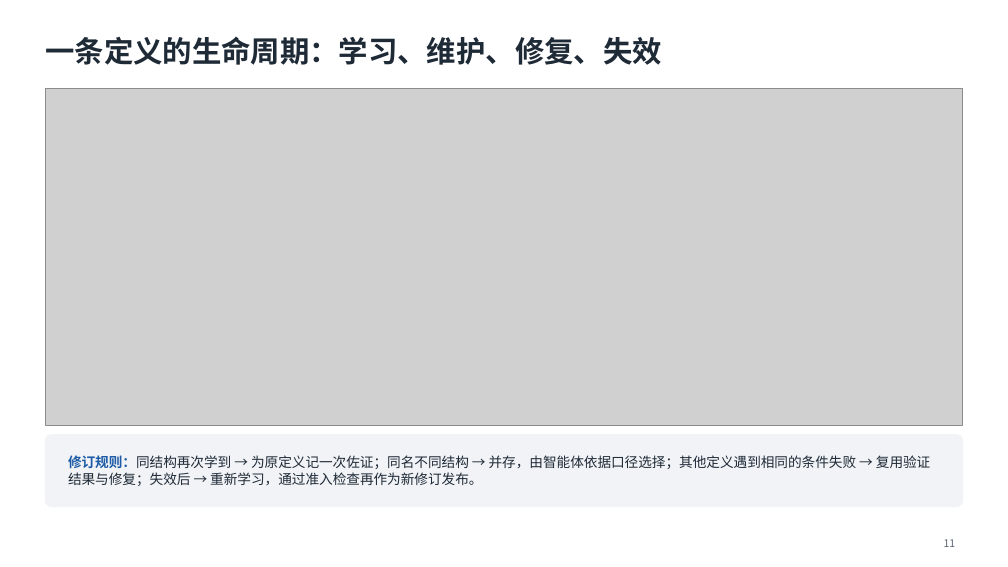
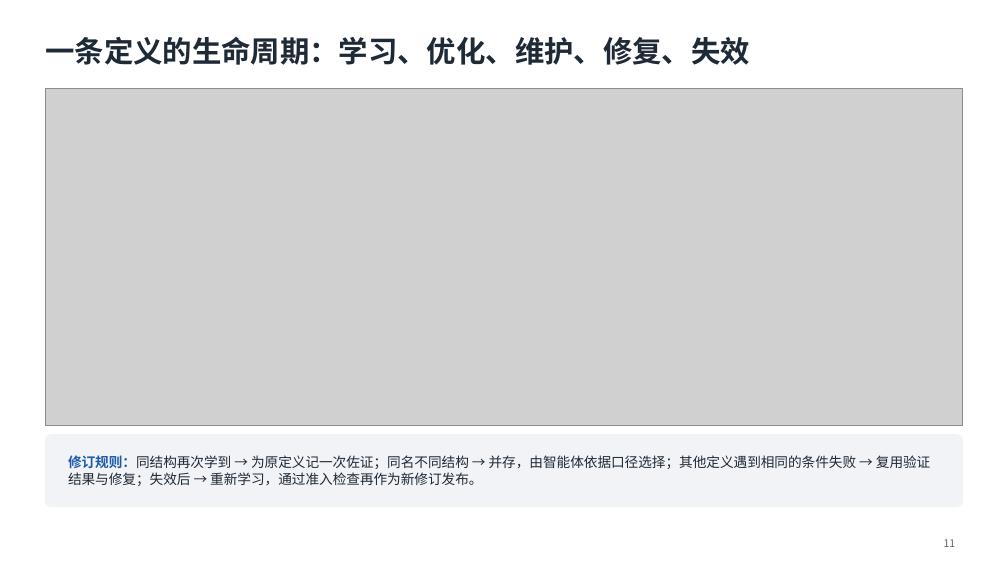
Before and after one commit to mmmttt000045/agent4db-adapter, a slide deck: slide 11 of docs/mavra-system.pptx. Drawn at 1008x567 pixels with LibreOffice and Linux fonts; fonts in the diff are those of the drawing; grey boxes stand for pictures. Boxes give left, top, right and bottom in pixels: in the first picture for what was removed or moved away, otherwise in the second. Text is boxed around its words. In the diff, an @@ line names an element or a change of style, - is before the commit and + after.

```diff
--- a/docs/mavra-system.pptx
+++ b/docs/mavra-system.pptx
@@ title at [45,37,750,65]: text changed @@
-一条定义的生命周期：学习、维护、修复、失效
+一条定义的生命周期：学习、优化、维护、修复、失效
```
Also in this commit, not shown: 9 other files.
